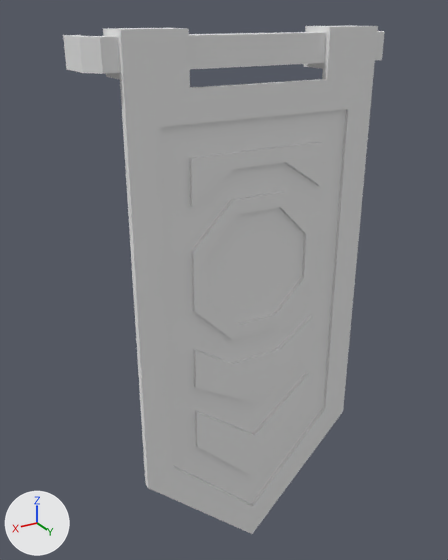
Renders of the OBJ model The_Dune_Project/Assets/Models/env/Modular Temple/Prop_Flag_Sun.obj from each side of a commit.
Both versions are drawn from a camera (50 mm lens) standing at (0.557, 0.497, 0.838) and looking at (0.016, -0.404, 0.388). Every picture has the same lights, and +X, +Y and +Z are marked at lower left. Where no turn or scale is listed for an object, it has been applied to the vertices.
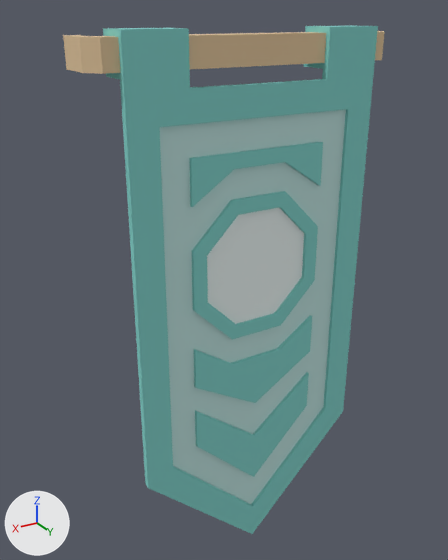
Boxes (x1, y1, x2, y2) around the edits, measured in the pictures (448 x 560 px):
'object2', recoloured (white to cyan)
    both: (103, 25, 378, 534)
'object1', recoloured
    both: (63, 31, 385, 74)

Patch to the scene script:
```diff
--- a/The_Dune_Project/Assets/Models/env/Modular Temple/Prop_Flag_Sun.obj.py
+++ b/The_Dune_Project/Assets/Models/env/Modular Temple/Prop_Flag_Sun.obj.py
@@ mat_sandstone_6 @@
 mat_sandstone_6 = principled_material('Sandstone_6')
-mat_sandstone_6.base_color = (0.8, 0.8, 0.8)  # white #e7e7e7
+mat_sandstone_6.base_color = (0.761, 0.561, 0.337)  # beige #e2c59d
 mat_sandstone_6.roughness = 1.0
@@ mat_blue_fabric_1 @@
 mat_blue_fabric_1 = principled_material('Blue_Fabric_1')
-mat_blue_fabric_1.base_color = (0.8, 0.8, 0.8)  # white #e7e7e7
+mat_blue_fabric_1.base_color = (0.228, 0.647, 0.6)  # cyan #83d2cb
 mat_blue_fabric_1.roughness = 1.0
@@ mat_blue_fabric_2 @@
 mat_blue_fabric_2 = principled_material('Blue_Fabric_2')
-mat_blue_fabric_2.base_color = (0.8, 0.8, 0.8)  # white #e7e7e7
+mat_blue_fabric_2.base_color = (0.541, 0.784, 0.761)  # white #c2e5e2
 mat_blue_fabric_2.roughness = 1.0
@@ mat_blue_fabric_3 @@
 mat_blue_fabric_3 = principled_material('Blue_Fabric_3')
-mat_blue_fabric_3.base_color = (0.8, 0.8, 0.8)  # white #e7e7e7
+mat_blue_fabric_3.base_color = (0.851, 0.933, 0.922)  # white #eef7f6
 mat_blue_fabric_3.roughness = 1.0
```
